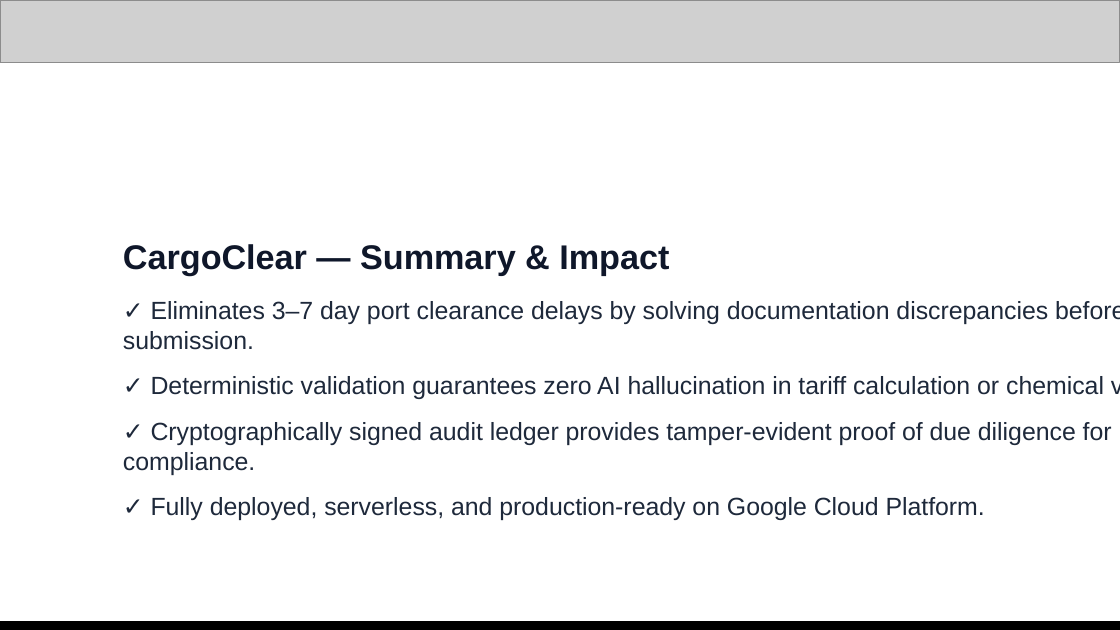
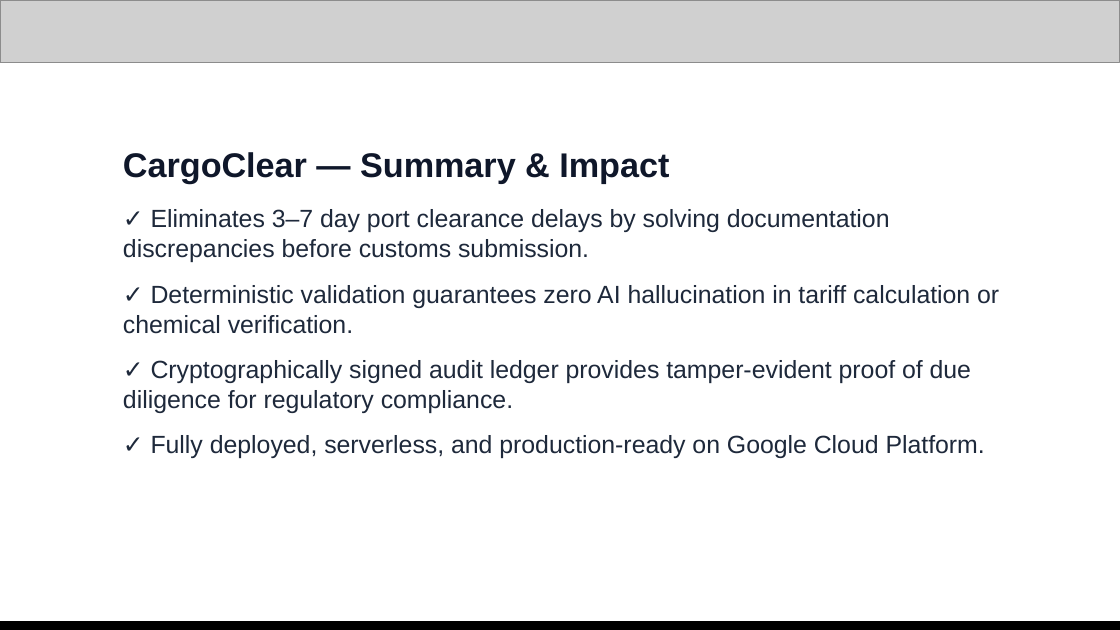
Before and after one commit to ravimule93/cargoclear, a slide deck: slide 14 of submission/CargoClear_AI_Builder_Cup_Submission.pptx (slide 15 before the commit). Drawn at 1120x630 pixels with LibreOffice and Linux fonts; fonts in the diff are those of the drawing; grey boxes stand for pictures. Boxes give left, top, right and bottom in pixels: in the first picture for what was removed or moved away, otherwise in the second. Text is boxed around its words. In the diff, an @@ line names an element or a change of style, - is before the commit and + after.

```diff
--- a/submission/CargoClear_AI_Builder_Cup_Submission.pptx
+++ b/submission/CargoClear_AI_Builder_Cup_Submission.pptx
@@ text "CargoClear — Summary & Impact" rewrapped from box(123, 244, 1120, 520) to box(123, 152, 999, 458) @@
```
Also in this commit, not shown: 11 other slides changed, 1 slide removed, 15 other files.
